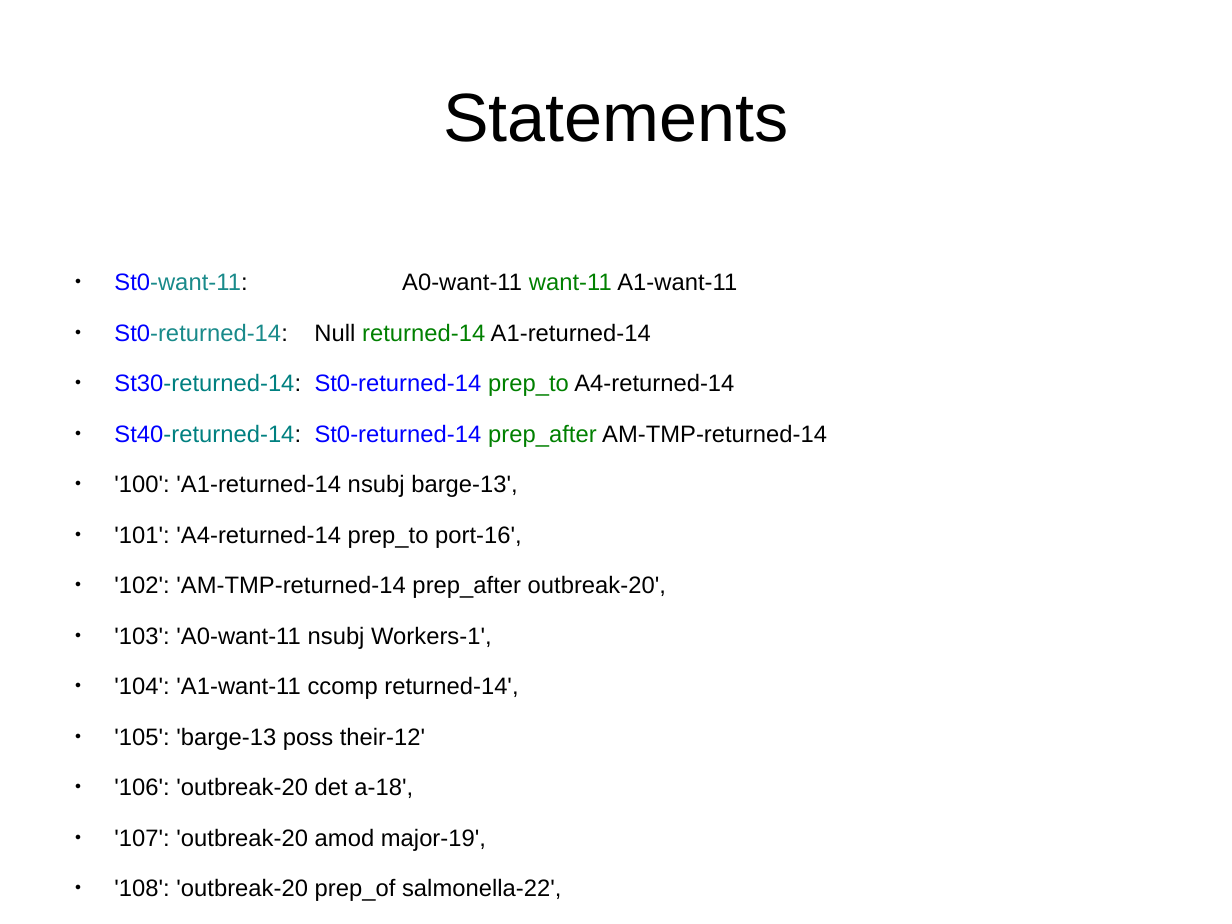
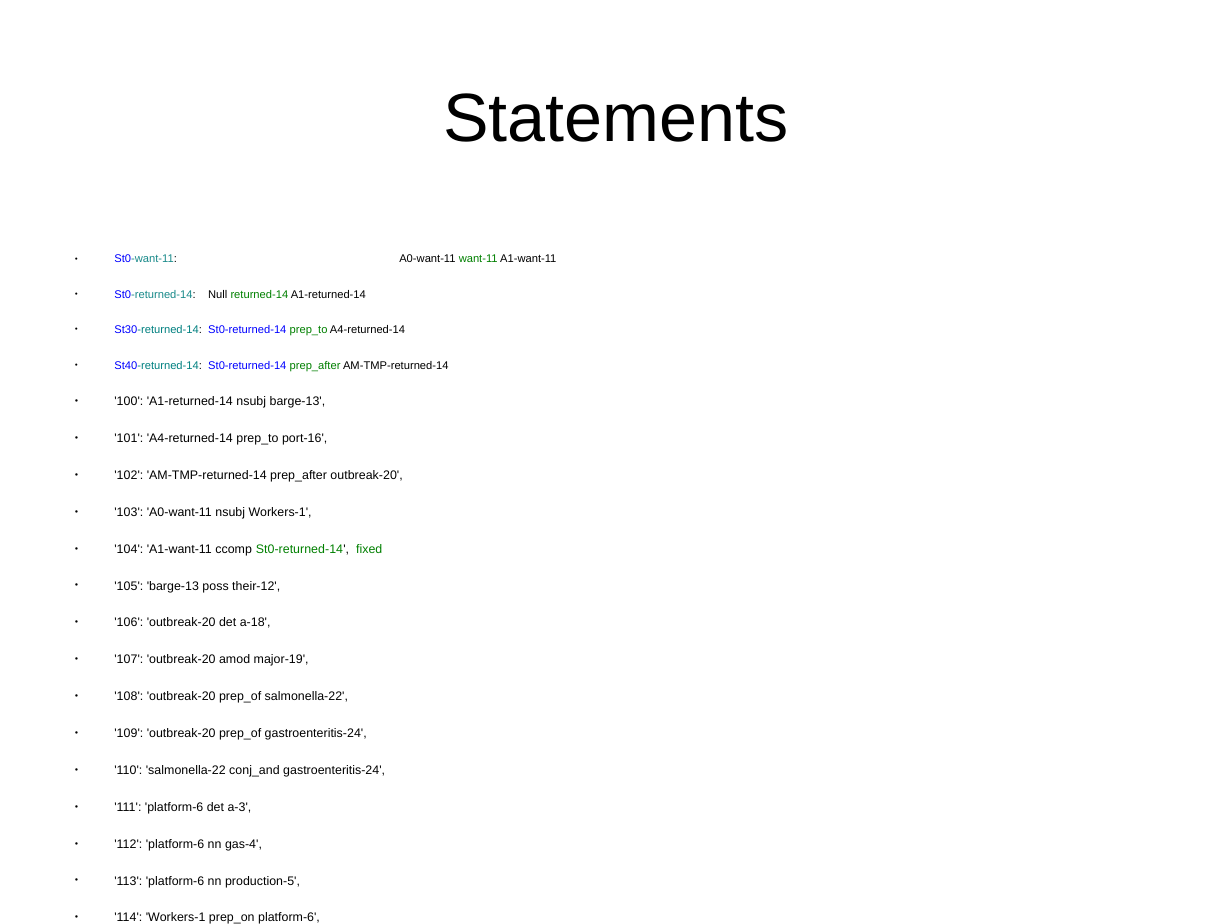
Before and after one commit to adreena/SemanticRoleMiner, a slide deck: slide 23 of testCases/TestCases.odp (slide 22 before the commit). Drawn at 1232x924 pixels with LibreOffice and Linux fonts; fonts in the diff are those of the drawing. Boxes give left, top, right and bottom in pixels: in the first picture for what was removed or moved away, otherwise in the second. Text is boxed around its words. In the diff, an @@ line names an element or a change of style, - is before the commit and + after.

```diff
--- a/testCases/TestCases.odp
+++ b/testCases/TestCases.odp
@@ text at box(114, 254, 556, 777): size 15.3 to 7.2 pt in "St0-want-11: A0-want-11 want-11 A1-want-11", "St0-returned-14: Null returned-14 A1-returned-14", "St30-returned-14: St0-returned-14 prep_to A4-returned-14", "St40-returned-14: St0-returned-14 prep_after AM-TMP-returned ..."; size 15.3 to 8 pt in "'100': 'A1-returned-14 nsubj barge-13',", "'101': 'A4-returned-14 prep_to port-16',", "'102': 'AM-TMP-returned-14 prep_after outbreak-20',", "'103': 'A0-want-11 nsubj Workers-1'," and 5 more places @@
@@ text at box(114, 544, 382, 593): text changed; size 15.3 to 8 pt @@
-● '104': 'A1-want-11 ccomp returned-14',
-● '105': 'barge-13 poss their-12'
+● '104': 'A1-want-11 ccomp St0-returned-14', fixed
+● '105': 'barge-13 poss their-12',
@@ text at box(114, 802, 320, 924): paragraphs added @@
+● '111': 'platform-6 det a-3',
+● '112': 'platform-6 nn gas-4',
+● '113': 'platform-6 nn production-5',
+● '114': 'Workers-1 prep_on platform-6',
+● '115': 'Strait-10 det the-8',
+● '116': 'Strait-10 nn Bass-9',
+● '117': 'platform-6 prep_in Strait-10',
```
Also in this commit, not shown: 5 other slides changed, 1 slide added, 9 other files.
